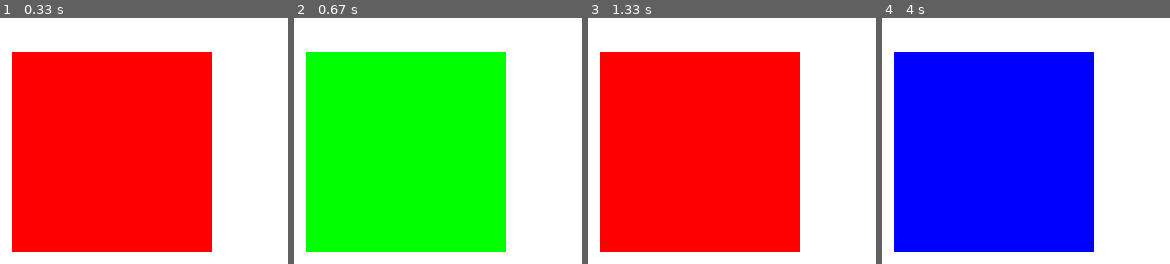
Above: before the commit, frames 1-4 (left to right).
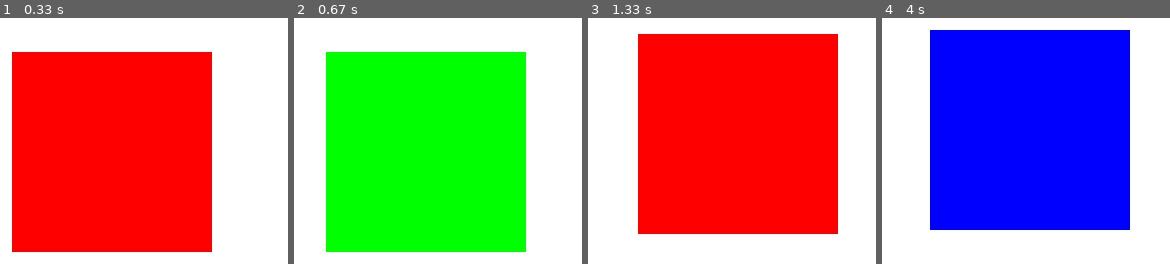
Above: after the commit, the same moments.

Repository: yooys/pygame
Game: pygame game, started from 2024-11-06.py
The game is run twice, just before and just after one commit, with the same random seed, the same clock (stepped at 60 frames per second) and the same inputs.
Inputs (mouse positions are in pixels of both pictures, inside the frame that each line leads up to):
- Up to frame 1 (0.33 s): no input
- Up to frame 2 (0.67 s): hold Right from 0.33 s (still down); move the mouse to (354, 204) at 0.37 s
- Up to frame 3 (1.33 s): release Right at 0.8 s; hold Up 0.83-1.13 s; move the mouse to (outside the picture) at 0.87 s; hold Right from 1.17 s (still down); move the mouse to (outside the picture) at 1.2 s
- Up to frame 4 (4 s): release Right at 1.63 s; hold Left 1.67-2.2 s; move the mouse to (outside the picture) at 1.7 s; hold Down 2.23-2.53 s; move the mouse to (outside the picture) at 2.27 s; hold Left 2.57-2.97 s; move the mouse to (outside the picture) at 2.6 s; hold Up 3-3.37 s; move the mouse to (outside the picture) at 3.03 s; hold Right from 3.4 s (still down); move the mouse to (outside the picture) at 3.43 s

Frame 1 is identical in both runs. In frame 2, 11% of the frame differs, in the area x 4-81%, y 13-96%; in frame 3, 30%; in frame 4, 31%, in the area x 4-87%, y 4-96%.

Commit message:
Update 2024-11-06.py

Diff:
--- a/2024-11-06.py
+++ b/2024-11-06.py
@@ -27,13 +27,17 @@
                 col += 1
 
         keys = pygame.key.get_pressed()
-
         if keys[pygame.K_RIGHT]:
             player_pos[0] += 0.5
         elif keys[pygame.K_LEFT]:
             player_pos[0] -= 0.5
+        elif keys[pygame.K_UP]:
+            player_pos[1] -= 0.5
+        elif keys[pygame.K_DOWN]:
+            player_pos[1] += 0.5
 
-        rect = pygame.Rect(300, 250, 100, 100)
+
+        rect = pygame.Rect(player_pos[0], player_pos[1], 100, 100)
         pygame.draw.rect(DISPLAYSF, col_arr[col % 3], rect)
 
         pygame.display.update()
